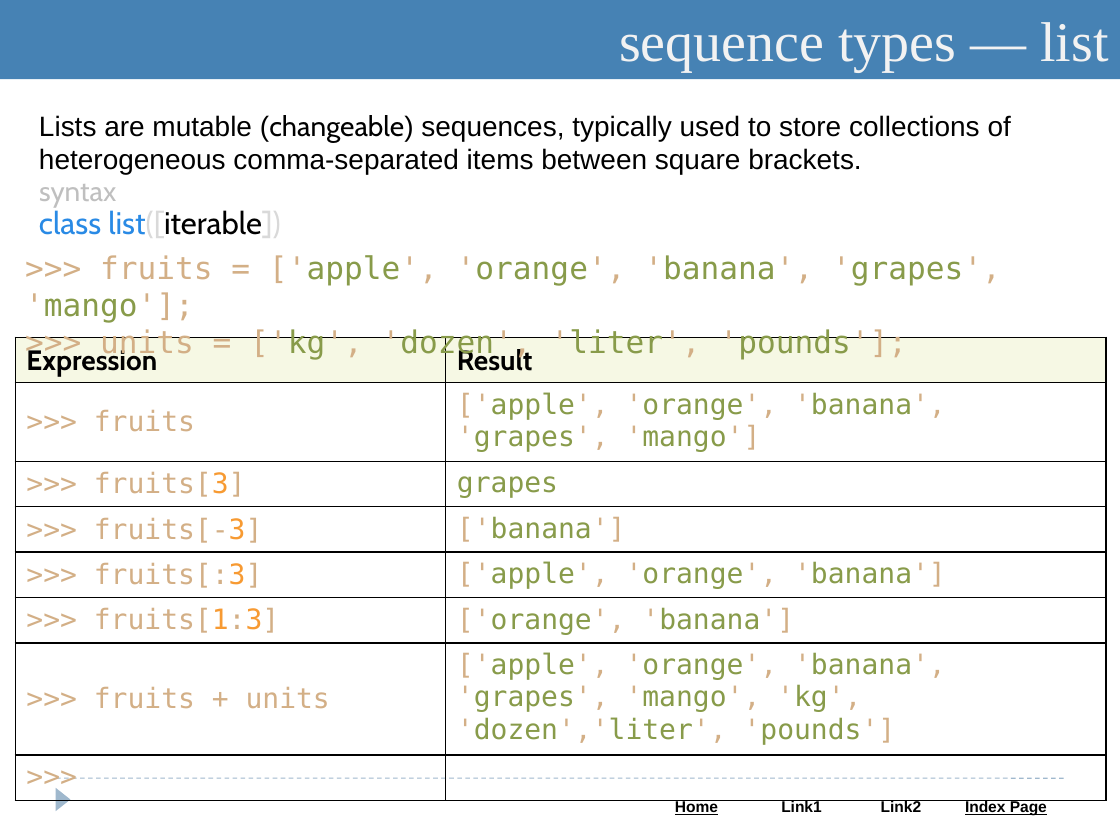
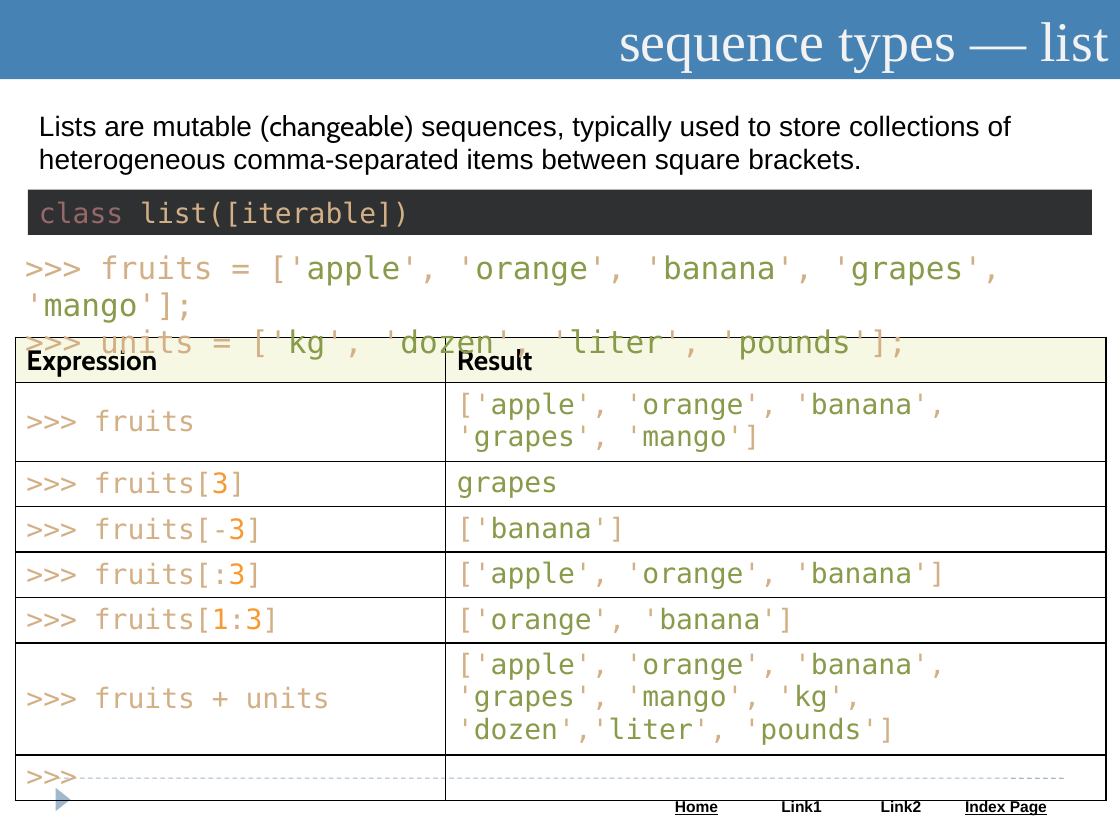
Before and after one commit to Saleel-Bagde-drive/Python-and-Web-PPTs, a slide deck: slide 22 of Python.pptx (slide 20 before the commit). Drawn at 1120x840 pixels with LibreOffice and Linux fonts; fonts in the diff are those of the drawing. Boxes give left, top, right and bottom in pixels: in the first picture for what was removed or moved away, otherwise in the second. Text is boxed around its words. In the diff, an @@ line names an element or a change of style, - is before the commit and + after.

```diff
--- a/Python.pptx
+++ b/Python.pptx
@@ rectangle "class list([iterable])": place and size @@
-rectangle "class list([iterable])" at bbox=[39, 207, 280, 235]
+rectangle "class list([iterable])" at bbox=[28, 189, 1092, 234]
@@ rectangle "class list([iterable])" at bbox=[28, 189, 1092, 234]: size 20 to 18 pt, font Cabin to DejaVu Sans Mono; text colour #298AE5 to #98676A in "class"; text colour #298AE5 to #D3AF86, text colour #D9D9D9 to #D3AF86, text colour #000000 to #D3AF86 in "list([iterable])"; fill none to #2E3032 @@
@@ text removed at bbox=[39, 184, 116, 207] @@
-syntax
```
Also in this commit, not shown: 19 other slides changed, 5 slides added.
